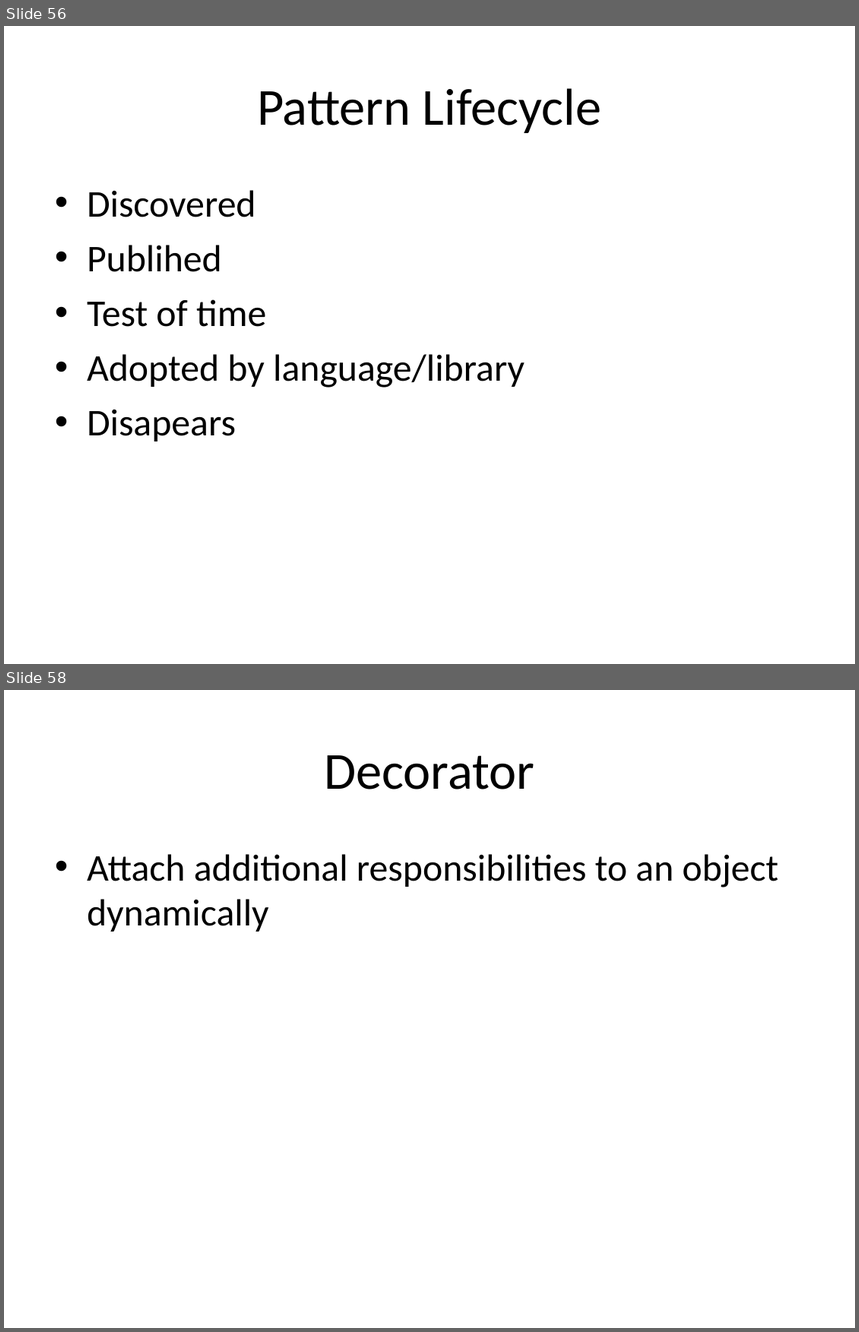
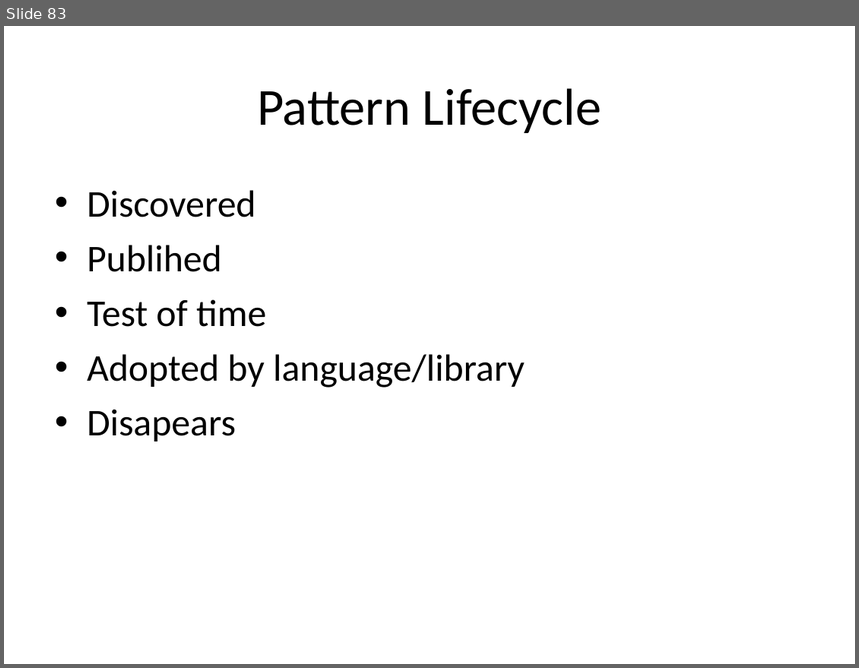
Before and after one commit to kamyu104/GofPatterns, a slide deck: Effective patterns.ppt. Shown one above the other, each under a label of ours: slides 56 and 58 before the commit, slide 83 after it; the slides between them are not shown. The pictures are 859x1332 and 859x668 pixels, drawn with LibreOffice and Linux fonts; fonts in the diff are those of the drawing. Boxes give left, top, right and bottom in pixels: in the first picture for what was removed or moved away, otherwise in the second. Text is boxed around its words. In the diff, an @@ line names an element or a change of style, - is before the commit and + after.

```diff
--- a/Effective patterns.ppt
+++ b/Effective patterns.ppt
@@ slide 58 removed at <box>4,690,855,1328</box>, background #FFFFFF @@
@@ title removed at <box>324,755,534,790</box> @@
-Decorator
@@ text removed at <box>87,854,779,932</box> @@
-• Attach additional responsibilities to an object dynamically
@@ what was slide 56 is now slide 83 @@
```
Also in this commit, not shown: 7 slides changed, 30 slides added, 4 other slides removed.
